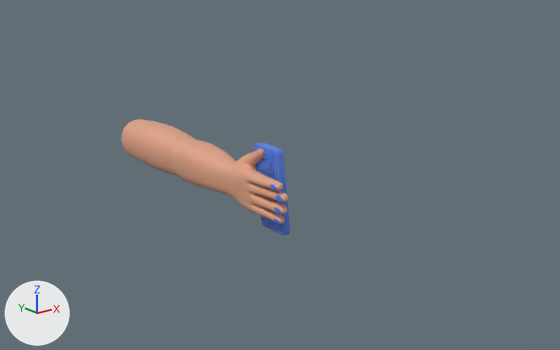
An edit to the Blender file GameLabGame/Assets/Models/Hand.blend, drawn before and after from the same camera.
Camera for both pictures: a 50 mm camera at (-1.95, -3.14, 0.92) aimed at (0.0, -0.71, -0.05). The lights are fixed; the arrows at lower left show +X, +Y and +Z.

Before the edit, the objects in view are built like this:
```python
me_cube = bpy.data.meshes.new('Cube')
me_cube.from_pydata(...)  # 230 vertices, 224 faces; spans x -7.87..0.51, y -0.97..0.72, z -0.76..0.6
me_cube.polygons.foreach_set('use_smooth', [True] * 224)
# faces by material slot: [196, 28]
me_cube.materials.append(mat_material)  # beige #e7a789
me_cube.materials.append(mat_material_001)  # blue #5681e7
me_cube_001 = bpy.data.meshes.new('Cube.001')
me_cube_001.from_pydata(...)  # 304 vertices, 250 faces; spans x -0.48..0.48, y -0.94..0.94, z -0.08..0.11
me_cube_001.polygons.foreach_set('use_smooth', [True] * 250)
# faces by material slot: [249, 1]
me_cube_001.materials.append(mat_material_001)  # blue #5681e7
me_cube_001.materials.append(mat_material_002)  # black #000000
ob_cube = bpy.data.objects.new('Cube', me_cube)
ob_cube.location = (-0.28, -0.07, 0.011)
ob_cube.rotation_euler = (-1.634, 0.0635, 1.45)  # degrees (-94, 3.6, 83)
ob_cube.scale = (0.16, 0.16, 0.16)
_m = ob_cube.modifiers.new('Subdivision', 'SUBSURF')
_m.levels = 2
ob_cube_001 = bpy.data.objects.new('Cube.001', me_cube_001)
ob_cube_001.location = (-0.399, -1.16, 0.086)
ob_cube_001.rotation_euler = (-1.634, 0.0635, 1.45)  # degrees (-94, 3.6, 83)
ob_cube_001.scale = (0.16, 0.16, 0.16)
```
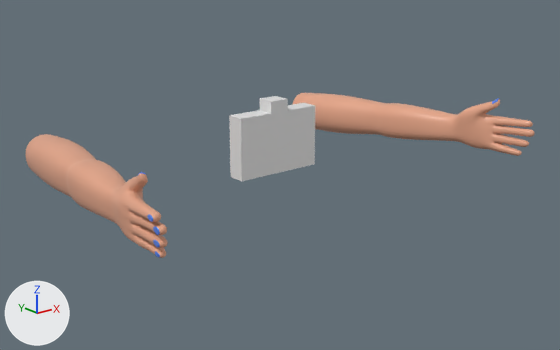
Boxes (x1, y1, x2, y2) around the edits, measured in the pictures (560 x 350 px):
'Cube', reshaped, moved, modifiers changed, turned, rescaled
    before: (122, 119, 288, 224)
    after: (25, 93, 535, 258)
'Cube.001', reshaped, moved, rescaled, turned
    before: (254, 143, 290, 235)
    after: (229, 96, 315, 181)
part 2 of me_cube_001, cut back
    before: (254, 143, 290, 235)
    after: (229, 96, 315, 181)

Patch to the scene script:
```diff
--- a/GameLabGame/Assets/Models/Hand.blend.py
+++ b/GameLabGame/Assets/Models/Hand.blend.py
@@ mat_material_004 @@
+mat_material_004 = principled_material('Material.004')
+mat_material_004.base_color = (0.8, 0.8, 0.8)  # white #e7e7e7
@@ mat_material_003 @@
+mat_material_003 = principled_material('Material.003')
+mat_material_003.base_color = (0.8, 0.8, 0.8)  # white #e7e7e7
@@ me_cube @@
 me_cube.from_pydata(...)  # 230 vertices, 224 faces; spans x -7.87..0.51, y -0.97..0.72, z -0.76..0.6
 # used by ob_cube; location = (-0.28, -0.07, 0.011); rotation_euler = (-1.634, 0.0635, 1.45), in degrees (-94, 3.6, 83); scale = (0.16, 0.16, 0.16)
+# me_cube part 1: the whole mesh is multiplied about its middle by the matrix ((0.019, 0.009, -0.159), (0.159, -0.011, 0.019), (-0.01, -0.159, -0.01)), then moved by (2.89, -0.53, 0.15)
 me_cube.materials.append(mat_material)
@@ me_cube_001 @@
 # used by ob_cube_001; location = (-0.399, -1.16, 0.086); rotation_euler = (-1.634, 0.0635, 1.45), in degrees (-94, 3.6, 83); scale = (0.16, 0.16, 0.16)
-me_cube_001.from_pydata(...)  # 304 vertices, 250 faces; spans x -0.48..0.48, y -0.94..0.94, z -0.08..0.11
-me_cube_001.materials.append(mat_material_001)  # blue #5681e7
-me_cube_001.materials.append(mat_material_002)  # black #000000
+me_cube_001.from_pydata(...)  # 36 vertices, 32 faces; spans x -1.0..1.0, y -1.0..1.0, z -1.0..1.38
+# me_cube_001 part 2: 304 vertices removed from x -0.48..0.48, y -0.94..0.94, z -0.08..0.11; 36 vertices added at x -1.0..1.0, y -1.0..1.0, z -1.0..1.38
+# me_cube_001 part 3: the surface is now shaded flat
+me_cube_001.materials.append(mat_material_003)  # white #e7e7e7
+me_cube_001.materials.append(mat_material_004)  # white #e7e7e7
@@ ob_cube @@
 ob_cube = bpy.data.objects.new('Cube', me_cube)
-ob_cube.location = (-0.28, -0.07, 0.011)
-ob_cube.rotation_euler = (-1.634, 0.0635, 1.45)  # degrees (-94, 3.6, 83)
-ob_cube.scale = (0.16, 0.16, 0.16)
+ob_cube.location = (0.0, 0.0, 0.0)
 _m = ob_cube.modifiers.new('Subdivision', 'SUBSURF')
 _m.levels = 2
+_m = ob_cube.modifiers.new('Mirror', 'MIRROR')
@@ ob_cube_001 @@
 ob_cube_001 = bpy.data.objects.new('Cube.001', me_cube_001)
-ob_cube_001.location = (-0.399, -1.16, 0.086)
-ob_cube_001.rotation_euler = (-1.634, 0.0635, 1.45)  # degrees (-94, 3.6, 83)
-ob_cube_001.scale = (0.16, 0.16, 0.16)
+ob_cube_001.location = (0.0, -0.665, 0.087)
+ob_cube_001.scale = (0.196, 0.0391, 0.13)
```
